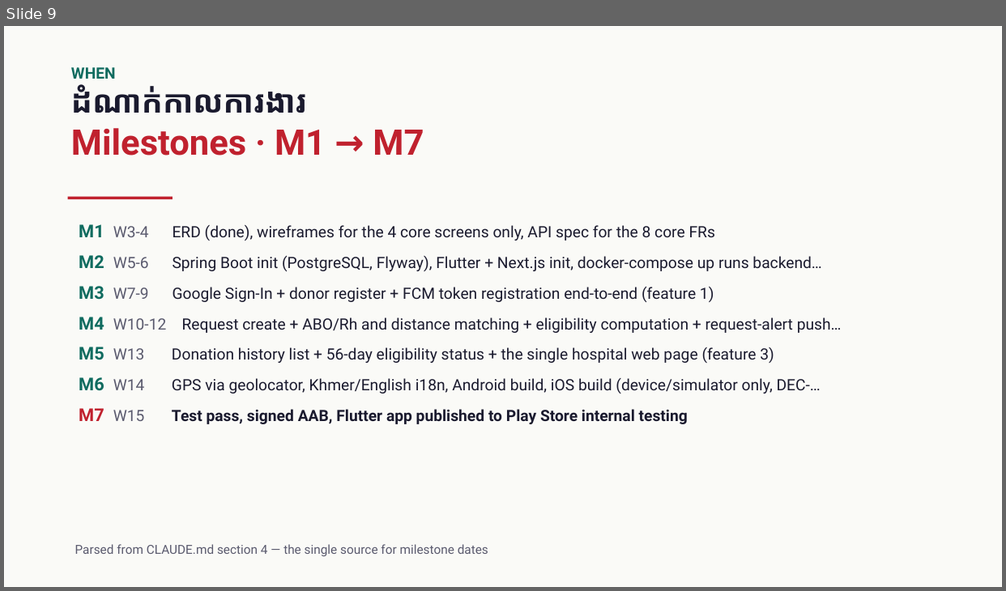
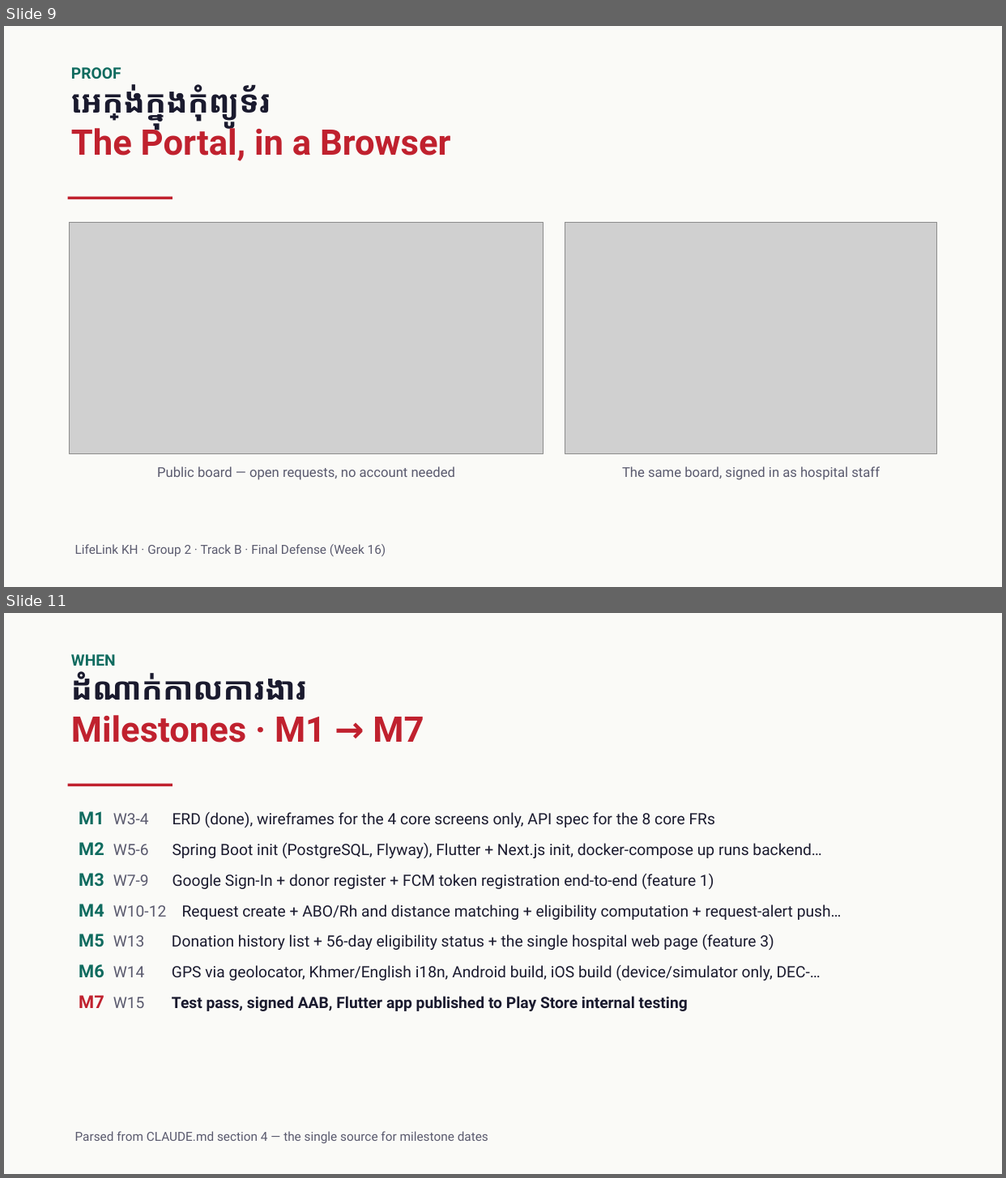
Before and after one commit to NemSothea/LifeLinkKh, a slide deck: docs/po/presentations/LifeLinkKH-v2.pptx. Shown one above the other, each under a label of ours: slide 9 before the commit, slides 9 and 11 after it; the slides between them are not shown. The pictures are 1006x591 and 1006x1178 pixels, drawn with LibreOffice and Linux fonts; fonts in the diff are those of the drawing; grey boxes stand for pictures. Boxes give left, top, right and bottom in pixels: in the first picture for what was removed or moved away, otherwise in the second. Text is boxed around its words. In the diff, an @@ line names an element or a change of style, - is before the commit and + after.

```diff
--- a/docs/po/presentations/LifeLinkKH-v2.pptx
+++ b/docs/po/presentations/LifeLinkKH-v2.pptx
@@ slide 9 added at [4, 26, 1002, 587], background #FAFAF7 @@
@@ text added at [71, 67, 450, 161], 30 pt, text #1A1A2E, bold @@
+PROOF
+អេក្រង់ក្នុងកុំព្យូទ័រ
+The Portal, in a Browser
@@ rectangle added at [68, 197, 172, 199], fill #C0212E @@
@@ picture added at [70, 222, 543, 454] @@
@@ picture added at [565, 222, 937, 454] @@
@@ text added at [157, 467, 455, 480], 13 pt, text #5A5A6E @@
+Public board — open requests, no account needed
@@ text added at [622, 467, 880, 480], 13 pt, text #5A5A6E @@
+The same board, signed in as hospital staff
@@ text added at [75, 544, 386, 557], 12 pt, text #5A5A6E @@
+LifeLink KH · Group 2 · Track B · Final Defense (Week 16)
@@ what was slide 9 is now slide 11 @@
```
Also in this commit, not shown: 12 slides changed, 1 other slide added, 2 other files.
